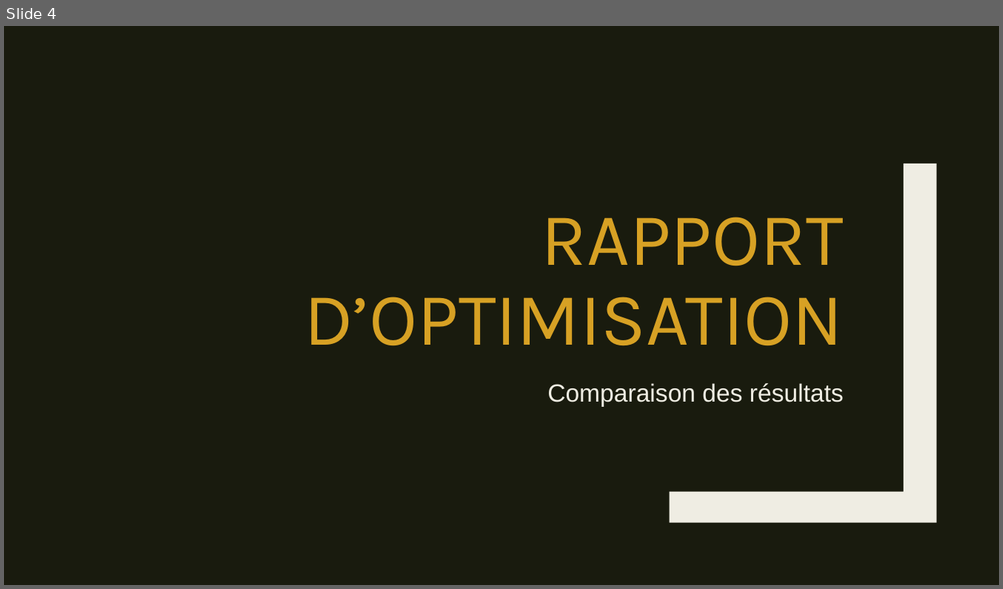
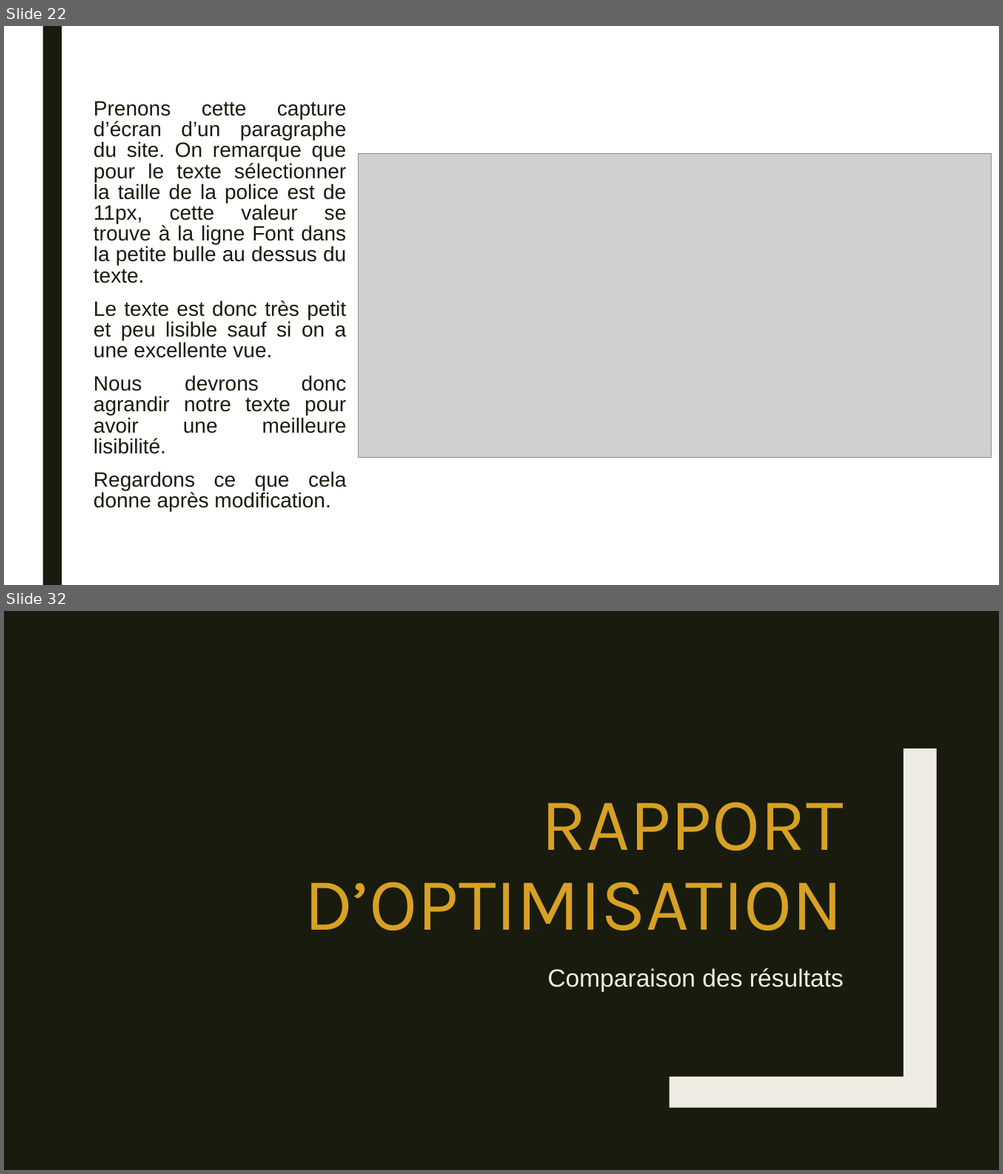
Before and after one commit to Amine-Be/Projet-4, a slide deck: P4_02_Recommandations.pptx. Shown one above the other, each under a label of ours: slide 4 before the commit, slides 22 and 32 after it; the slides between them are not shown. The pictures are 1003x589 and 1003x1174 pixels, drawn with LibreOffice and Linux fonts; fonts in the diff are those of the drawing; grey boxes stand for pictures. Boxes give left, top, right and bottom in pixels: in the first picture for what was removed or moved away, otherwise in the second. Text is boxed around its words. In the diff, an @@ line names an element or a change of style, - is before the commit and + after.

```diff
--- a/P4_02_Recommandations.pptx
+++ b/P4_02_Recommandations.pptx
@@ slide 22 added at <box>4,26,999,585</box>, background #FFFFFF @@
@@ rectangle added at <box>42,26,62,585</box>, fill #191B0E @@
@@ text added at <box>94,101,347,511</box>, 20 pt, text #191B0E @@
+Prenons cette capture d’écran d’un paragraphe du site. On remarque que pour le texte sélectionner la taille de la police est de 11px, cette valeur se trouve à la ligne Font dans la petite bulle au dessus du texte.
+Le texte est donc très petit et peu lisible sauf si on a une excellente vue.
+Nous devrons donc agrandir notre texte pour avoir une meilleure lisibilité.
+Regardons ce que cela donne après modification.
@@ picture added at <box>358,153,991,457</box> @@
@@ what was slide 4 is now slide 32 @@
```
Also in this commit, not shown: 1 slide changed, 27 other slides added.
